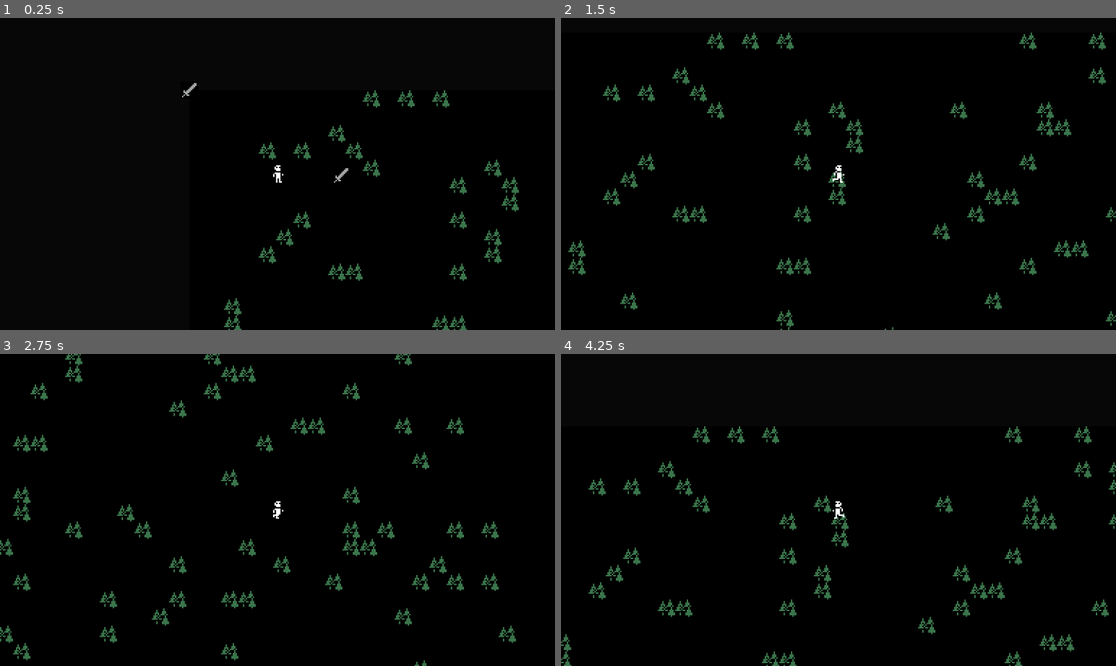
Above: before the commit, frames 1-4 (two rows, left to right).
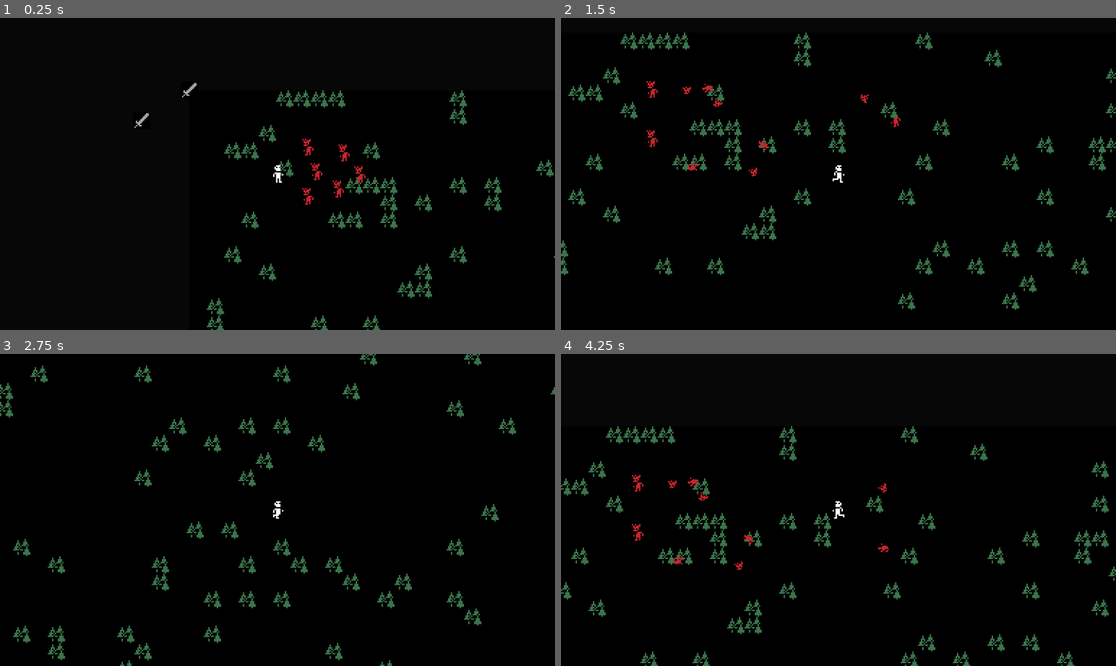
Above: after the commit, the same moments.

Repository: AchillesKastanas/Untitled-Dungeon-Crawler
Game: Godot game, scene res://scenes/Main.tscn
The game is run twice, just before and just after one commit, with the same random seed, the same clock (stepped at 60 frames per second) and the same inputs.
Inputs:
- Up to frame 1 (0.25 s): no input
- Up to frame 2 (1.5 s): tap Enter at 0.5 s; hold D (move_right) 0.53-1.28 s; hold S (move_down) from 1.28 s (still down)
- Up to frame 3 (2.75 s): release S (move_down) at 2.03 s; hold D (move_right) from 2.03 s (still down)
- Up to frame 4 (4.25 s): release D (move_right) at 2.78 s; hold W (move_up) 2.78-3.53 s; hold A (move_left) from 3.53 s (still down)

The runs differ from the first frame. In frame 1, 4.5% of the frame differs, in the area x 24-100%, y 23-100%; in frame 2, 7.3%, in the area x 0-100%, y 4-100%; in frame 3, 7.0%; in frame 4, 6.8%.

Commit message:
Implemented basic ragdolls

Diff:
--- /dev/null
+++ b/scenes/Enemy.tscn
@@ -0,0 +1,47 @@
+[gd_scene load_steps=5 format=3 uid="uid://2npu8p8l2oqi"]
+
+[ext_resource type="Texture2D" uid="uid://cao18pubeo1iu" path="res://assets/sprites/enemy.png" id="1_cgfpt"]
+[ext_resource type="Script" path="res://scripts/RagdollManager.gd" id="1_nl1wt"]
+
+[sub_resource type="CircleShape2D" id="CircleShape2D_wa60o"]
+radius = 3.0
+
+[sub_resource type="RectangleShape2D" id="RectangleShape2D_3ws5m"]
+size = Vector2(13.5135, 16)
+
+[node name="Enemy" type="Node2D"]
+
+[node name="EnemyManager" type="Node2D" parent="."]
+
+[node name="Head" type="RigidBody2D" parent="."]
+position = Vector2(0, -6)
+collision_mask = 3
+gravity_scale = 0.0
+script = ExtResource("1_nl1wt")
+
+[node name="CollisionShape2D" type="CollisionShape2D" parent="Head"]
+position = Vector2(-1, -2.255)
+shape = SubResource("CircleShape2D_wa60o")
+
+[node name="Sprite2D" type="Sprite2D" parent="Head"]
+texture_filter = 1
+texture = ExtResource("1_cgfpt")
+region_enabled = true
+region_rect = Rect2(12, 0, 12, 12)
+
+[node name="Body" type="RigidBody2D" parent="."]
+position = Vector2(0, -6.08)
+collision_mask = 3
+gravity_scale = 0.0
+script = ExtResource("1_nl1wt")
+
+[node name="CollisionShape2D" type="CollisionShape2D" parent="Body"]
+position = Vector2(0.5, 3)
+scale = Vector2(0.37, 0.37)
+shape = SubResource("RectangleShape2D_3ws5m")
+
+[node name="Sprite2D" type="Sprite2D" parent="Body"]
+texture_filter = 1
+texture = ExtResource("1_cgfpt")
+region_enabled = true
+region_rect = Rect2(0, 0, 12, 12)
--- a/scenes/Main.tscn
+++ b/scenes/Main.tscn
@@ -6,6 +6,7 @@
 [ext_resource type="Script" path="res://scripts/RoomGenerator.gd" id="3_g0c5g"]
 [ext_resource type="PackedScene" uid="uid://cmnnims2rix15" path="res://scenes/Player.tscn" id="4_oru1s"]
 [ext_resource type="PackedScene" uid="uid://0v6ueexi7815" path="res://scenes/item/DroppedItem.tscn" id="5_3vjmf"]
+[ext_resource type="PackedScene" uid="uid://2npu8p8l2oqi" path="res://scenes/Enemy.tscn" id="6_t3b5w"]
 
 [sub_resource type="Gradient" id="Gradient_421t1"]
 offsets = PackedFloat32Array(0, 0.69)
@@ -42,7 +43,27 @@
 [node name="DroppedItems" type="Node2D" parent="LevelContainer"]
 
 [node name="DroppedItem" parent="LevelContainer/DroppedItems" groups=["dropped_item"] instance=ExtResource("5_3vjmf")]
-position = Vector2(105, 59)
+position = Vector2(-33, 21)
+
+[node name="Enemies" type="Node2D" parent="LevelContainer"]
+
+[node name="Enemy" parent="LevelContainer/Enemies" instance=ExtResource("6_t3b5w")]
+position = Vector2(82, 45)
+
+[node name="Enemy2" parent="LevelContainer/Enemies" instance=ExtResource("6_t3b5w")]
+position = Vector2(88, 62)
+
+[node name="Enemy3" parent="LevelContainer/Enemies" instance=ExtResource("6_t3b5w")]
+position = Vector2(82, 79)
+
+[node name="Enemy4" parent="LevelContainer/Enemies" instance=ExtResource("6_t3b5w")]
+position = Vector2(118, 64)
+
+[node name="Enemy5" parent="LevelContainer/Enemies" instance=ExtResource("6_t3b5w")]
+position = Vector2(103, 74)
+
+[node name="Enemy6" parent="LevelContainer/Enemies" instance=ExtResource("6_t3b5w")]
+position = Vector2(107, 49)
 
 [node name="Player" parent="." instance=ExtResource("4_oru1s")]
 position = Vector2(61, 58)
--- a/scripts/DungeonGenerator.gd
+++ b/scripts/DungeonGenerator.gd
@@ -4,7 +4,7 @@
 
 # Block size setup
 const map_size = 5    # rooms
-const room_size = 16  # blocks
+const room_size = 32  # blocks
 # Map size setup
 var map_dimensions = Vector2( map_size, map_size )
 # Room size setup
--- /dev/null
+++ b/scripts/RagdollManager.gd
@@ -0,0 +1,20 @@
+extends RigidBody2D
+
+@export var custom_friction: float = 200
+
+func _ready():
+	# Disable default gravity scale
+	gravity_scale = 0
+
+func _physics_process(delta):
+	# Apply friction
+	apply_friction(delta)
+
+func apply_friction(delta):
+	if linear_velocity.length() > 0:
+		var friction_force = linear_velocity.normalized() * custom_friction * delta
+		if friction_force.length() > linear_velocity.length():
+			linear_velocity = Vector2(0, 0) # Fully stop the movement
+			angular_velocity = 0 # Stop the rotation too
+		else:
+			linear_velocity -= friction_force
--- a/scripts/RoomGenerator.gd
+++ b/scripts/RoomGenerator.gd
@@ -3,7 +3,7 @@
 
 # Block size setup
 const map_size = 5    # rooms
-const room_size = 16  # blocks
+const room_size = 32  # blocks
 # Map size setup
 var map_dimensions = Vector2( map_size, map_size )
 # Room size setup
Binary file added: assets/sprites/enemy.png
Not shown, added: assets/sprites/enemy.png.import
Not shown: 1 places in scenes/Main.tscn that only renumber resources
